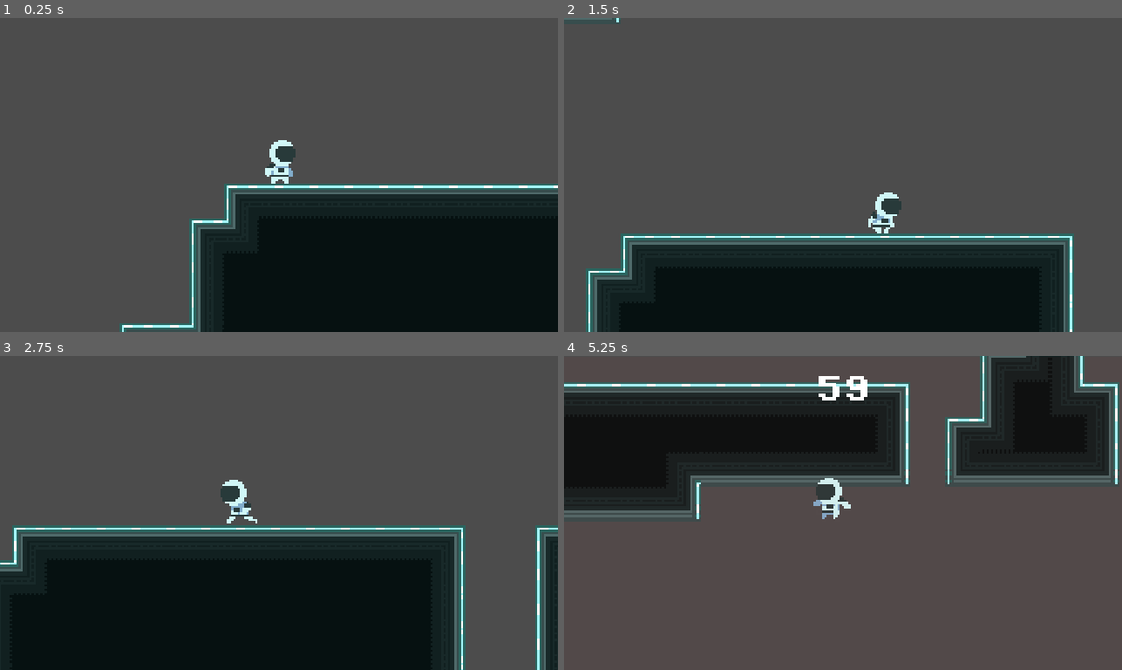
Above: before the commit, frames 1-4 (two rows, left to right).
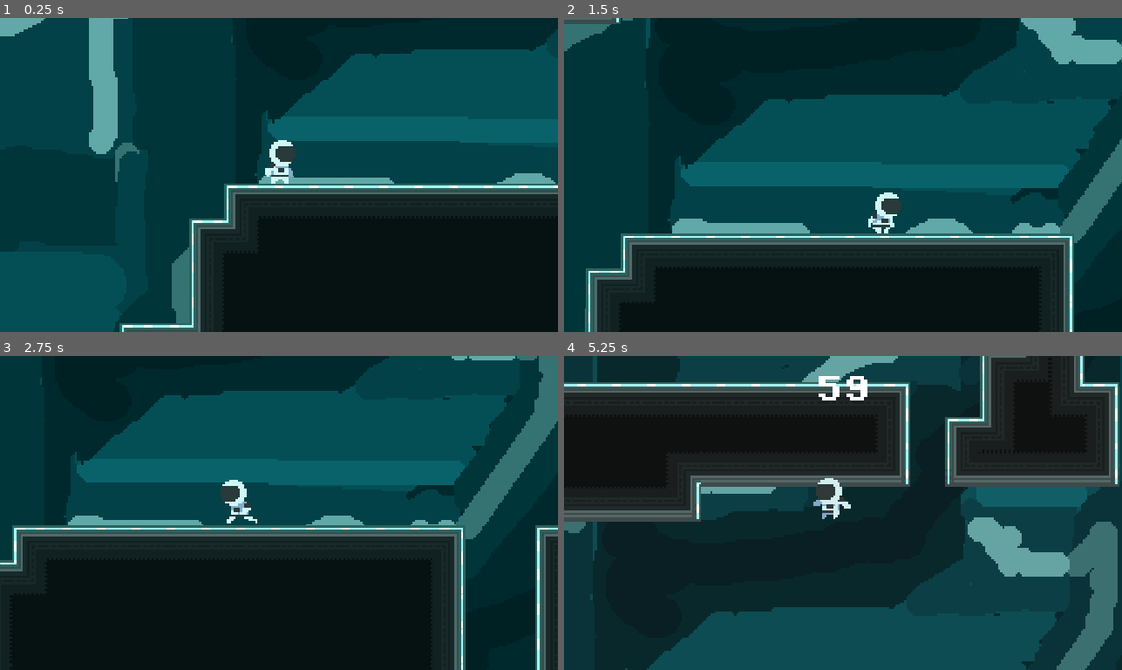
Above: after the commit, the same moments.

Repository: Serial-Cyn/patch-it-up
Game: Godot game, scene res://levels/level_1.tscn
Two runs of this game, one before a commit and one after it. Both use one fixed random seed, a clock stepped at 60 frames per second and the inputs below.
Inputs:
- Up to frame 1 (0.25 s): no input
- Up to frame 2 (1.5 s): hold D (move_right) from 0.53 s (still down); tap E (patch) at 0.6, 1.35 s; tap W (jump) at 0.77 s
- Up to frame 3 (2.75 s): tap W (jump) at 1.52 s; release D (move_right) at 2.03 s; hold A (move_left) from 2.03 s (still down); tap E (patch) at 2.1 s
- Up to frame 4 (5.25 s): release A (move_left) at 2.78 s; hold D (move_right) 2.78-4.28 s; tap E (patch) every 0.75 s from 2.85 to 5.1 s; tap W (jump) at 3.02, 3.77, 4.52 s; hold A (move_left) 4.28-5.03 s; hold D (move_right) from 5.03 s (still down)

The runs differ from the first frame. In frame 1, 69% of the frame differs, in the area x 0-100%, y 0-100%; in frame 2, 73%; in frame 3, 59%; in frame 4, 65%.

Commit message:
added tentative bg

Diff:
--- a/levels/level_1.tscn
+++ b/levels/level_1.tscn
@@ -11,6 +11,7 @@
 [ext_resource type="FontFile" uid="uid://do04mthks44vx" path="res://assets/fonts/PixelOperator8-Bold.ttf" id="7_08mmt"]
 [ext_resource type="PackedScene" uid="uid://bpccl1tt3p3ht" path="res://scenes/patch.tscn" id="7_gwceb"]
 [ext_resource type="PackedScene" uid="uid://cxca8wyds6jsp" path="res://scenes/death_zone.tscn" id="9_3sk1a"]
+[ext_resource type="Texture2D" uid="uid://ocsf8i5vg8ft" path="res://assets/sprites/patch-background.png" id="12_aerfg"]
 
 [sub_resource type="TileSetAtlasSource" id="TileSetAtlasSource_bt44k"]
 texture = ExtResource("1_jirdo")
@@ -214,6 +215,15 @@
 [node name="Level_1" type="Node2D"]
 script = ExtResource("1_btoec")
 
+[node name="ParallaxBackground" type="ParallaxBackground" parent="."]
+
+[node name="ParallaxLayer" type="ParallaxLayer" parent="ParallaxBackground"]
+motion_scale = Vector2(0.9, 0.9)
+motion_mirroring = Vector2(640, 360)
+
+[node name="Sprite2D" type="Sprite2D" parent="ParallaxBackground/ParallaxLayer"]
+texture = ExtResource("12_aerfg")
+
 [node name="GameManager" type="Node" parent="."]
 unique_name_in_owner = true
 script = ExtResource("2_kx6l7")
Binary file added: assets/sprites/patch-background.png
Not shown, added: assets/sprites/patch-background.png.import
Not shown: 1 places in levels/level_1.tscn that only renumber resources
